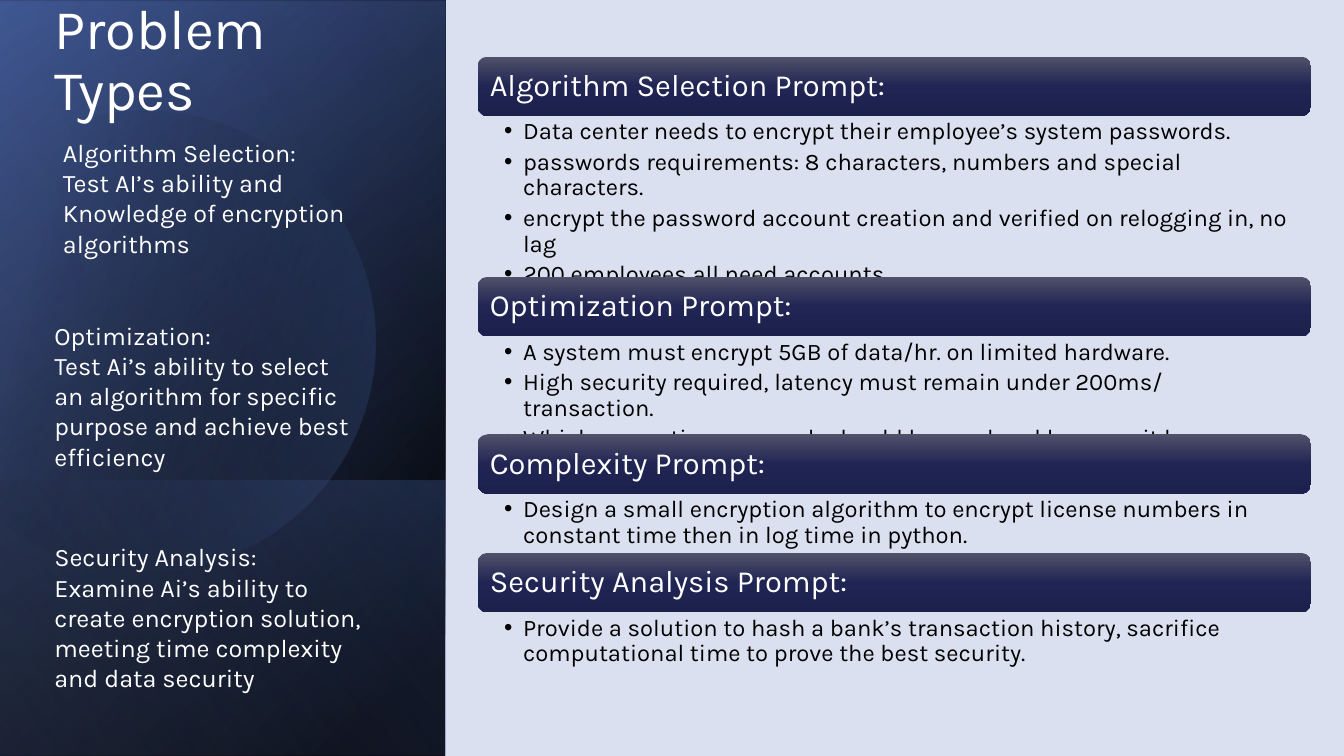
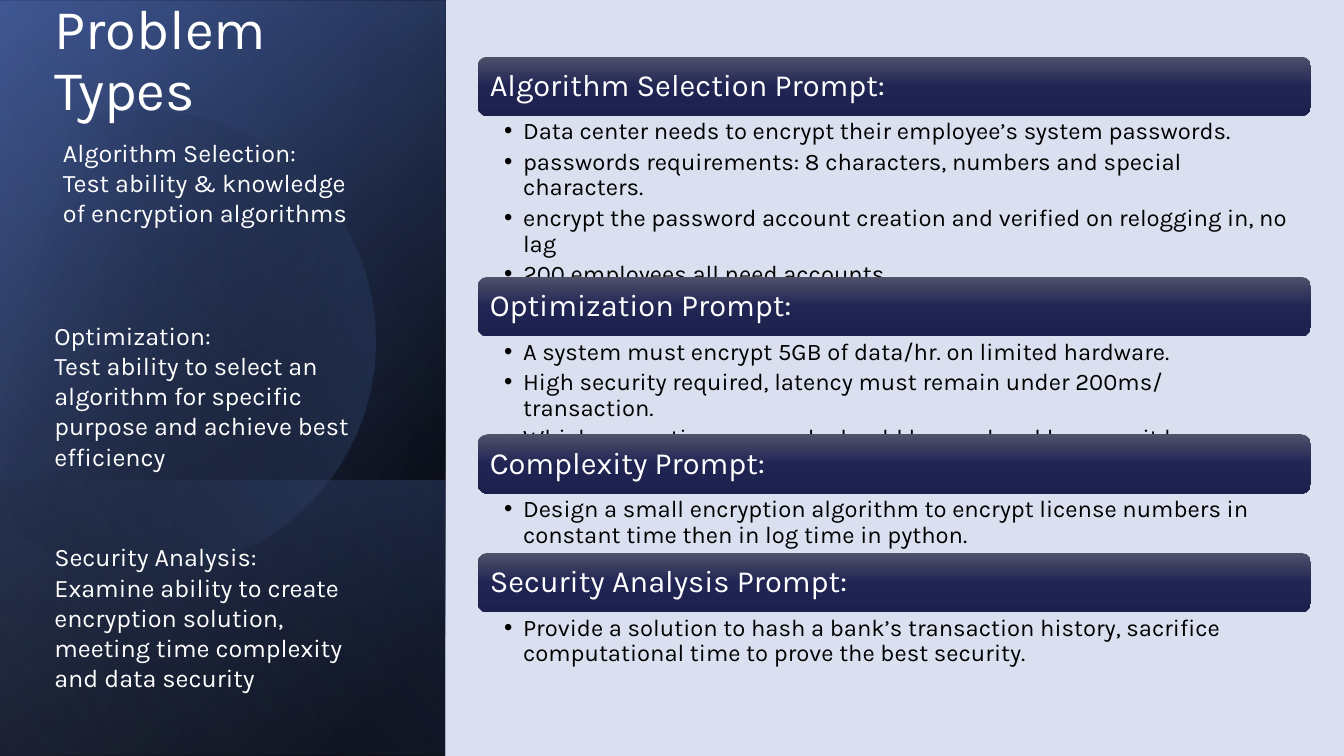
Before and after one commit to M0ck1ngjay178/CMSC-4200-AI, a slide deck: slide 3 of Project/slides/CMSC-4200-Group1-Project.pptx. Drawn at 1344x756 pixels with LibreOffice and Linux fonts; fonts in the diff are those of the drawing. Boxes give left, top, right and bottom in pixels: in the first picture for what was removed or moved away, otherwise in the second. Text is boxed around its words. In the diff, an @@ line names an element or a change of style, - is before the commit and + after.

```diff
--- a/Project/slides/CMSC-4200-Group1-Project.pptx
+++ b/Project/slides/CMSC-4200-Group1-Project.pptx
@@ text at [63,174,347,228]: text changed @@
-Test AI’s ability and Knowledge of encryption algorithms
+Test ability & knowledge of encryption algorithms
@@ text at [54,357,349,472]: text changed @@
-Test Ai’s ability to select an algorithm for specific purpose and achieve best efficiency
+Test ability to select an algorithm for specific purpose and achieve best efficiency
@@ text at [54,579,343,693]: text changed @@
-Examine Ai’s ability to create encryption solution, meeting time complexity and data security
+Examine ability to create encryption solution, meeting time complexity and data security
```
Also in this commit, not shown: 6 other slides changed, 1 slide removed, 2 other files.
